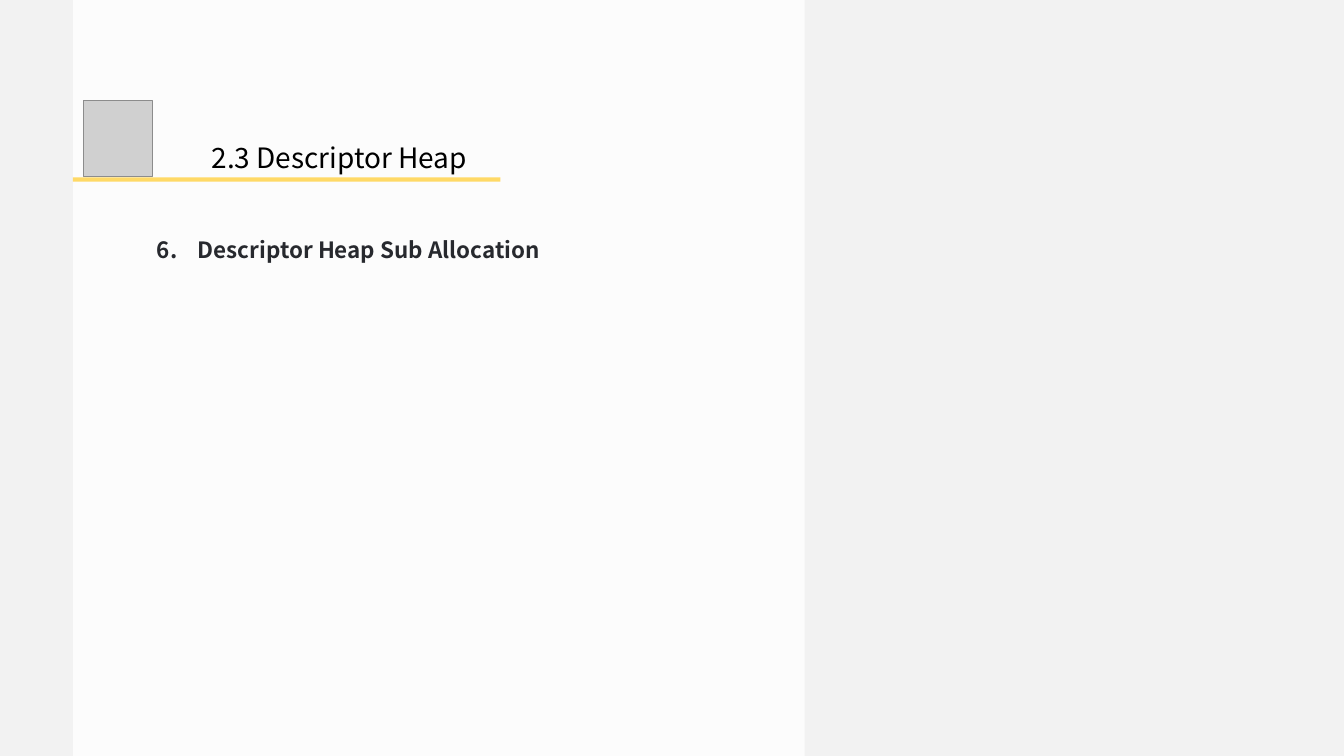
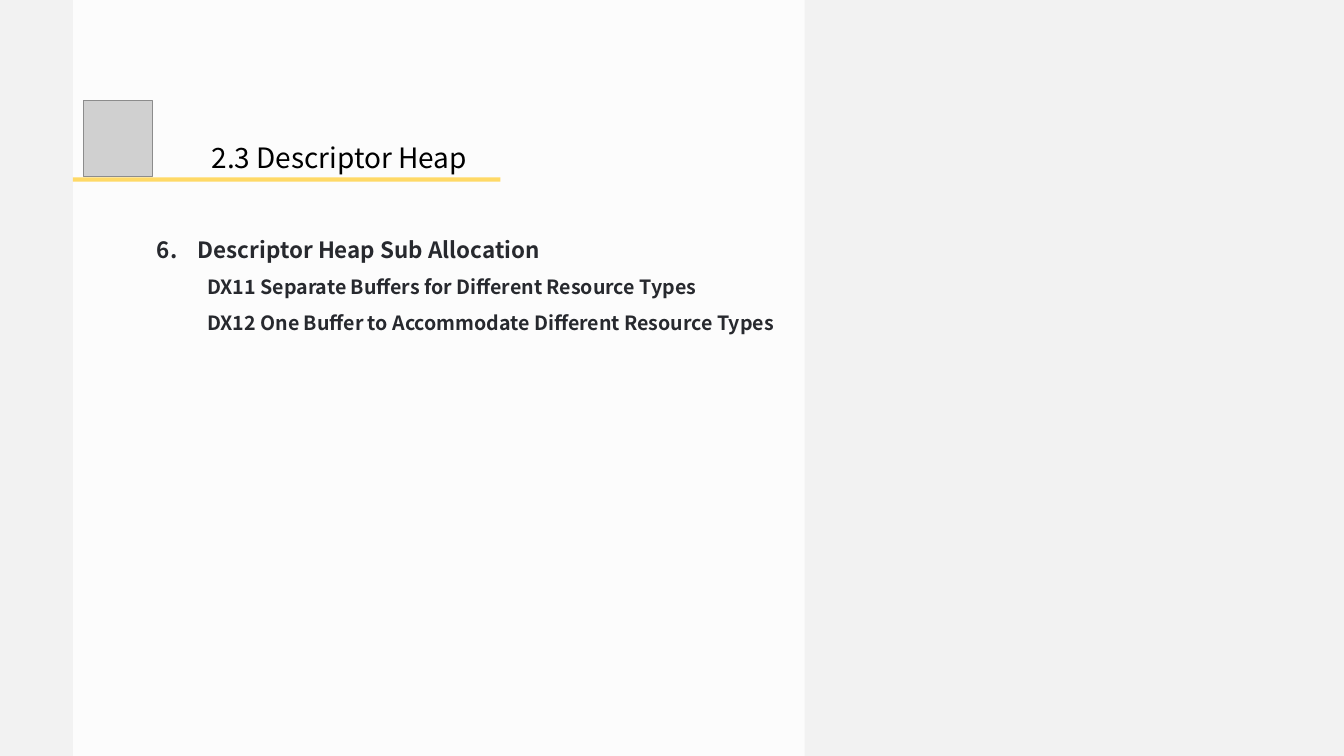
Before and after one commit to doomlover/KSGameEngineTutorials, a slide deck: slide 16 of PPTs/05.深入DX12绘制二.pptx. Drawn at 1344x756 pixels with LibreOffice and Linux fonts; fonts in the diff are those of the drawing; grey boxes stand for pictures. Boxes give left, top, right and bottom in pixels: in the first picture for what was removed or moved away, otherwise in the second. Text is boxed around its words. In the diff, an @@ line names an element or a change of style, - is before the commit and + after.

```diff
--- a/PPTs/05.深入DX12绘制二.pptx
+++ b/PPTs/05.深入DX12绘制二.pptx
@@ text at bbox=[207, 278, 774, 335]: paragraphs added @@
+  DX11 Separate Buffers for Different Resource Types
+  DX12 One Buffer to Accommodate Different Resource Types
```
Also in this commit, not shown: 8 other slides changed.
